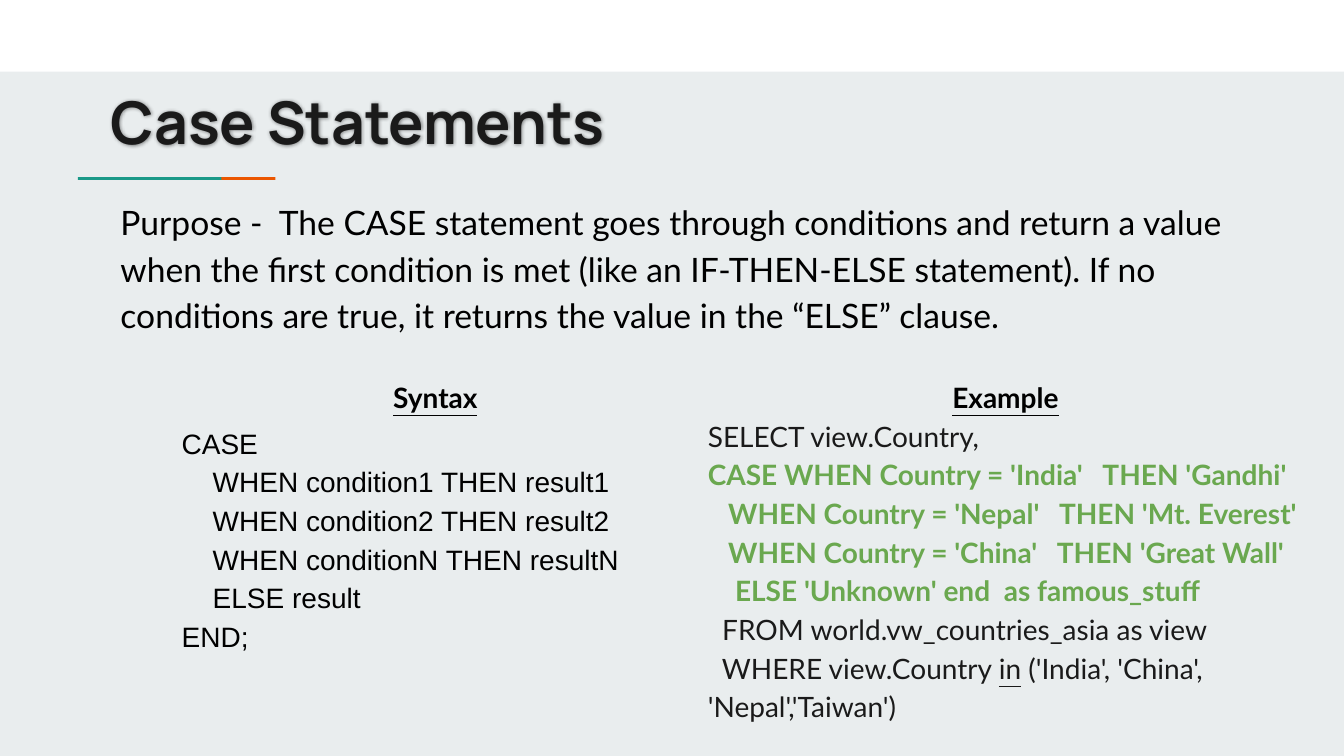
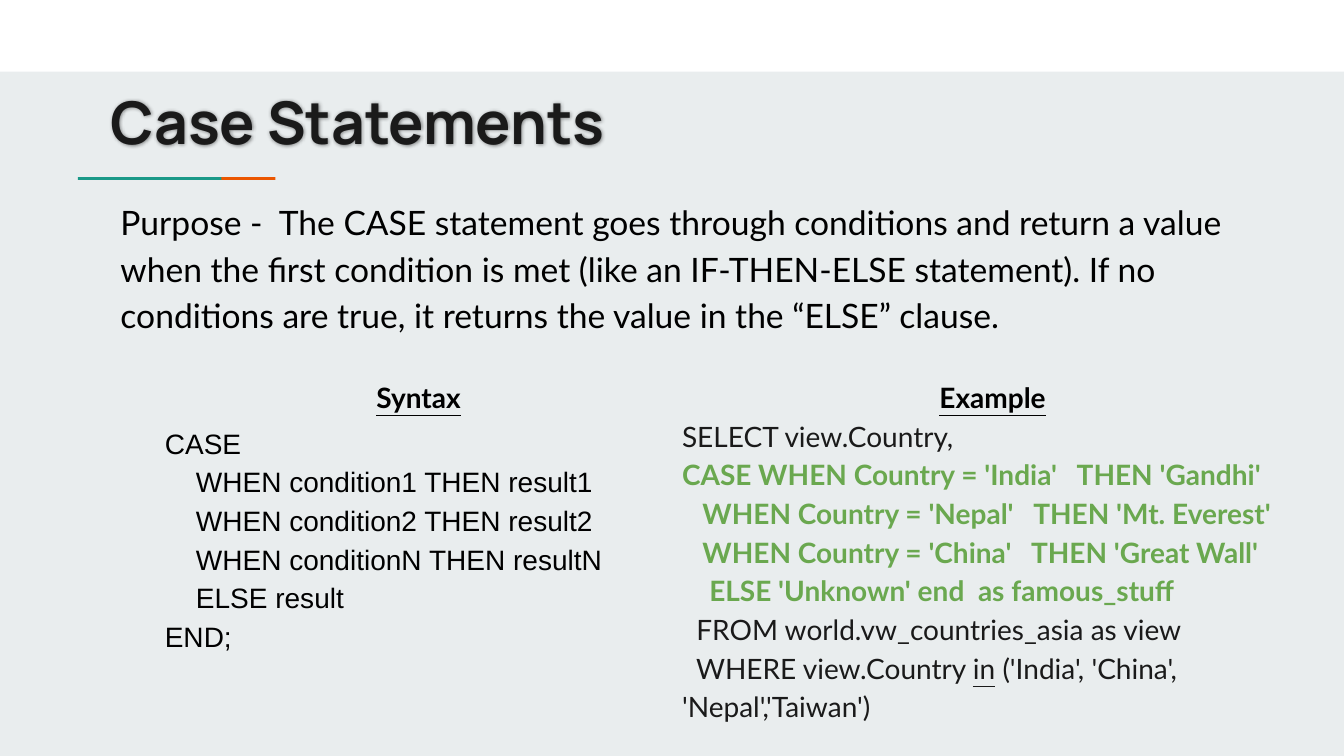
Before and after one commit to jbergmann56/OSDA-DataManipulationAndManagement, a slide deck: slide 6 of Lectures/Cleaning Data Using SQL (5).pptx (slide 3 before the commit). Drawn at 1344x756 pixels with LibreOffice and Linux fonts; fonts in the diff are those of the drawing. Boxes give left, top, right and bottom in pixels: in the first picture for what was removed or moved away, otherwise in the second. Text is boxed around its words. In the diff, an @@ line names an element or a change of style, - is before the commit and + after.

```diff
--- a/Lectures/Cleaning Data Using SQL (5).pptx
+++ b/Lectures/Cleaning Data Using SQL (5).pptx
@@ text "Syntax": place and size @@
-text "Syntax" at [182,387,619,651]
+text "Syntax" at [165,387,602,651]
@@ text "Example" rewrapped from [708,387,1297,684] to [682,387,1271,722] @@
```
Also in this commit, not shown: 3 other slides changed, 10 slides added, 3 slides removed, 9 other files.
